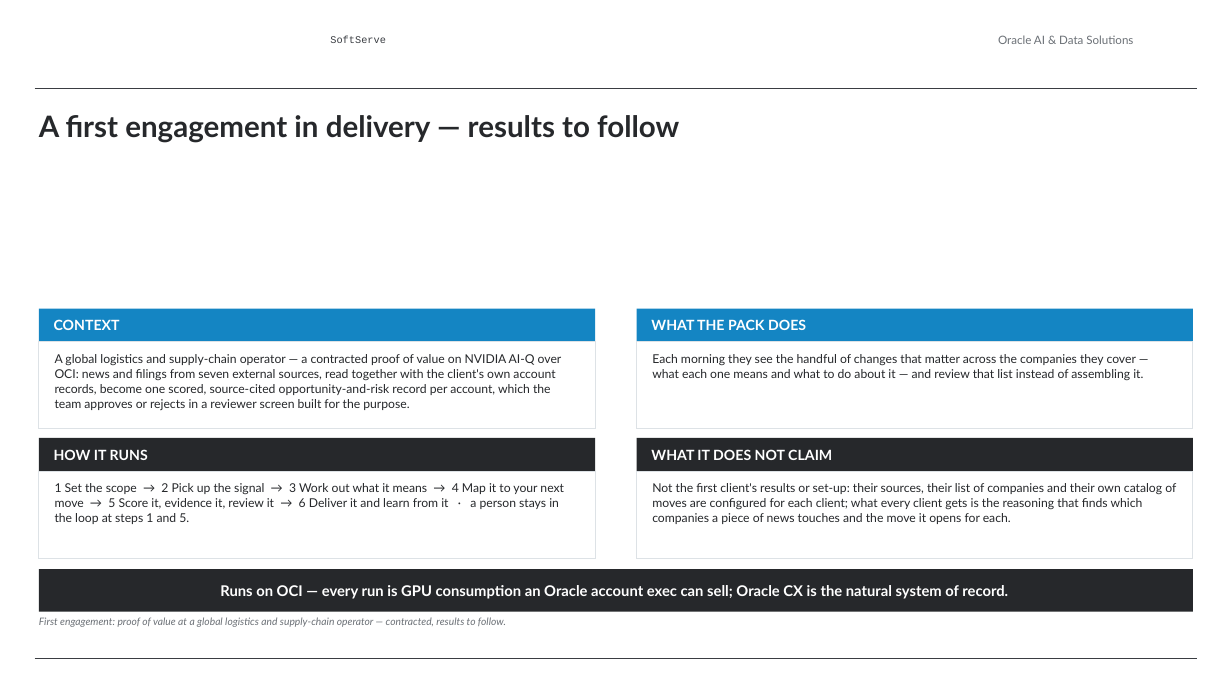
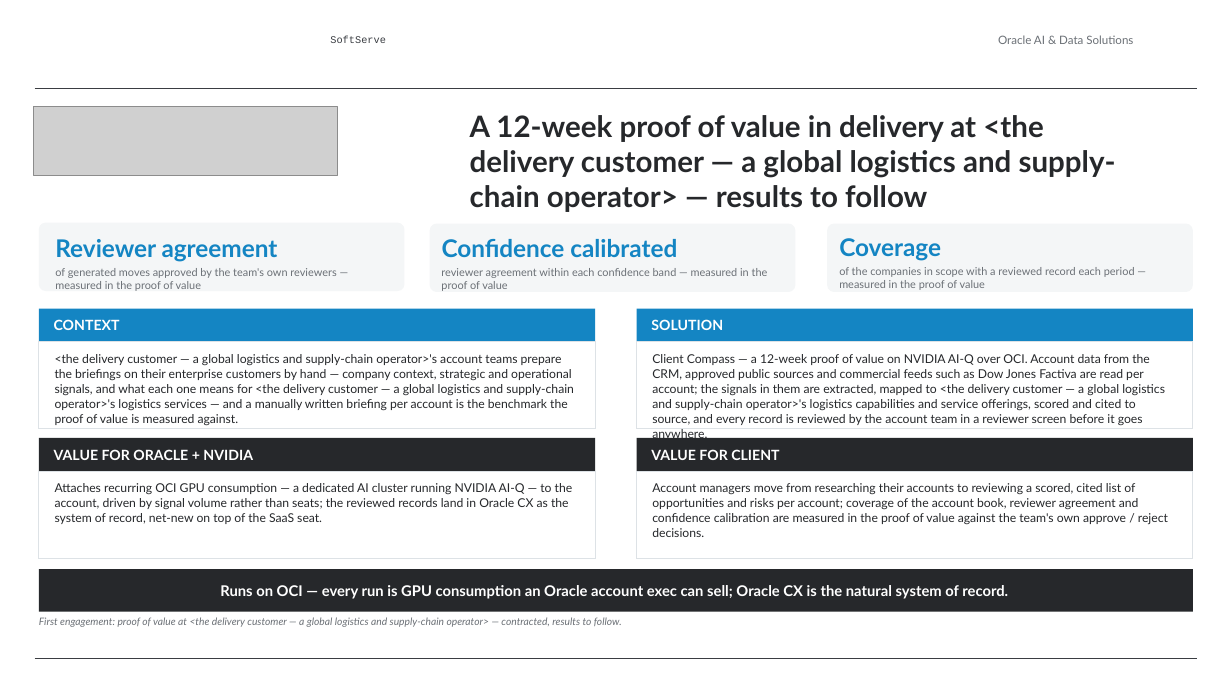
Before and after one commit to alexey-orlov/AO-Personal-OS, a slide deck: slide 5 of outputs/oracle-packs/account-insights/artifacts/account-insights-sales-deck.pptx. Drawn at 1232x693 pixels with LibreOffice and Linux fonts; fonts in the diff are those of the drawing; grey boxes stand for pictures; background and template pictures are left out. Boxes give left, top, right and bottom in pixels: in the first picture for what was removed or moved away, otherwise in the second. Text is boxed around its words. In the diff, an @@ line names an element or a change of style, - is before the commit and + after.

```diff
--- a/outputs/oracle-packs/account-insights/artifacts/account-insights-sales-deck.pptx
+++ b/outputs/oracle-packs/account-insights/artifacts/account-insights-sales-deck.pptx
@@ picture added at bbox=[34, 107, 337, 176] @@
@@ text at bbox=[470, 115, 1116, 212]: text changed @@
-A first engagement in delivery — results to follow
+A 12-week proof of value in delivery at <the delivery customer — a global logistics and supply-chain operator> — results to follow
@@ rounded rectangle added at bbox=[39, 223, 405, 291], fill #F4F6F7 @@
@@ text added at bbox=[55, 239, 278, 262], 19 pt, text #1485C3, bold @@
+Reviewer agreement
@@ rounded rectangle added at bbox=[430, 224, 796, 292], fill #F4F6F7 @@
@@ text added at bbox=[442, 239, 677, 257], 19 pt, text #1485C3, bold @@
+Confidence calibrated
@@ rounded rectangle added at bbox=[827, 224, 1193, 292], fill #F4F6F7 @@
@@ text added at bbox=[839, 238, 941, 261], 19 pt, text #1485C3, bold @@
+Coverage
@@ text added at bbox=[55, 268, 336, 291], 8.5 pt, text #6B7076 @@
+of generated moves approved by the team's own reviewers — measured in the proof of value
@@ text added at bbox=[441, 268, 768, 291], 8.5 pt, text #6B7076 @@
+reviewer agreement within each confidence band — measured in the proof of value
@@ text added at bbox=[839, 267, 1135, 290], 8.5 pt, text #6B7076 @@
+of the companies in scope with a reviewed record each period — measured in the proof of value
@@ text at bbox=[651, 319, 723, 330]: text changed @@
-WHAT THE PACK DOES
+SOLUTION
@@ text at bbox=[55, 354, 574, 411]: text changed @@
-A global logistics and supply-chain operator — a contracted proof of value on NVIDIA AI-Q over OCI: news and filings from seven external sources, read together with the client's own account records, become one scored, source-cited opportunity-and-risk record per account, which the team approves or rejects in a reviewer screen built for the purpose.
+<the delivery customer — a global logistics and supply-chain operator>'s account teams prepare the briefings on their enterprise customers by hand — company context, strategic and operational signals, and what each one means for <the delivery customer — a global logistics and supply-chain operator>'s logistics services — and a manually written briefing per account is the benchmark the proof of value is measured against.
@@ text at bbox=[652, 354, 1165, 425]: text changed @@
-Each morning they see the handful of changes that matter across the companies they cover — what each one means and what to do about it — and review that list instead of assembling it.
+Client Compass — a 12-week proof of value on NVIDIA AI-Q over OCI. Account data from the CRM, approved public sources and commercial feeds such as Dow Jones Factiva are read per account; the signals in them are extracted, mapped to <the delivery customer — a global logistics and supply-chain operator>'s logistics capabilities and service offerings, scored and cited to source, and every record is reviewed by the account team in a reviewer screen before it goes anywhere.
@@ text at bbox=[54, 449, 253, 460]: text changed @@
-HOW IT RUNS
+VALUE FOR ORACLE + NVIDIA
@@ text at bbox=[651, 449, 779, 460]: text changed @@
-WHAT IT DOES NOT CLAIM
+VALUE FOR CLIENT
@@ text at bbox=[55, 483, 573, 524]: text changed @@
-1 Set the scope → 2 Pick up the signal → 3 Work out what it means → 4 Map it to your next move → 5 Score it, evidence it, review it → 6 Deliver it and learn from it · a person stays in the loop at steps 1 and 5.
+Attaches recurring OCI GPU consumption — a dedicated AI cluster running NVIDIA AI-Q — to the account, driven by signal volume rather than seats; the reviewed records land in Oracle CX as the system of record, net-new on top of the SaaS seat.
@@ text at bbox=[652, 483, 1168, 537]: text changed @@
-Not the first client's results or set-up: their sources, their list of companies and their own catalog of moves are configured for each client; what every client gets is the reasoning that finds which companies a piece of news touches and the move it opens for each.
+Account managers move from researching their accounts to reviewing a scored, cited list of opportunities and risks per account; coverage of the account book, reviewer agreement and confidence calibration are measured in the proof of value against the team's own approve / reject decisions.
@@ text at bbox=[39, 617, 622, 627]: text changed @@
-First engagement: proof of value at a global logistics and supply-chain operator — contracted, results to follow.
+First engagement: proof of value at <the delivery customer — a global logistics and supply-chain operator> — contracted, results to follow.
```
Also in this commit, not shown: 1 other slide changed, 1 other file.
